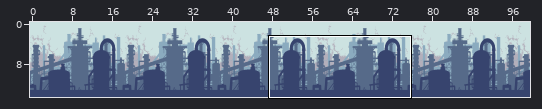
Tiled map: GameDevelopment/citm_desvj_project_template-L08/Output/Assets/Maps/nivel1.tmx. Above: a wide view before the commit, with the close-up outlined.
Close-up. As it was:
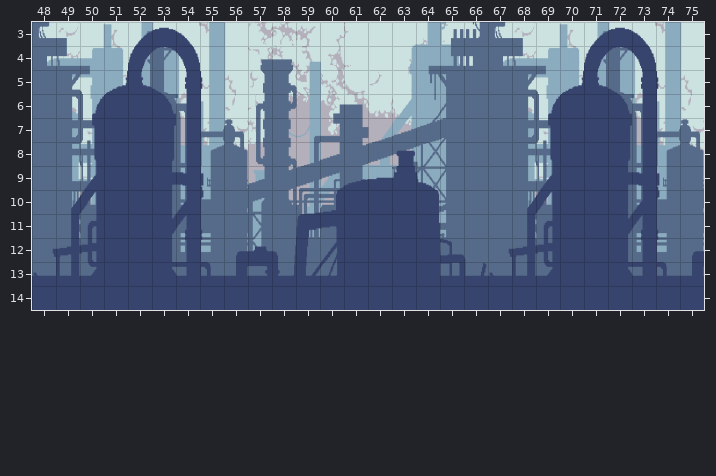
Cells are 32x32 px. Shown: x 48..75, y 3..14. The commit also changed other parts of the map, which this record leaves out.
After the commit:
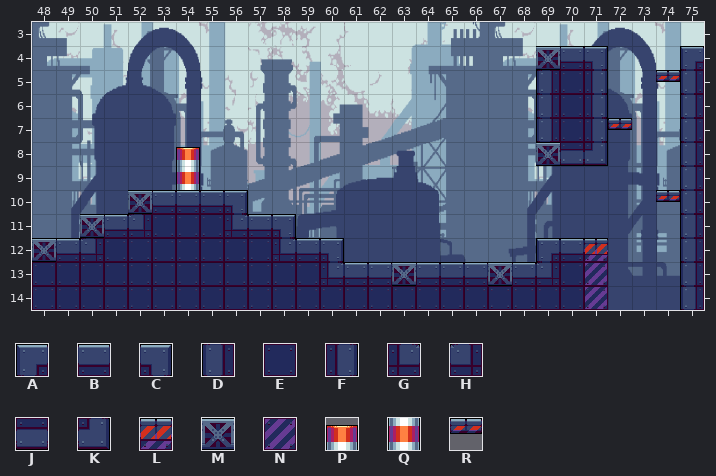
Key: from "IndustrialTile": A 3, B 4, C 5, D 12, E 13, F 14, G 15, H 16, J 22, K 23, L 31, M 35, N 40, P 44, Q 53, R 80.
_ is an empty cell, . an unchanged one.
Tiles of an added or newly shown layer are drawn over the layers below it.
Edits made:
--- layer "Plataforma" (now shown)
@@ x 48..75 @@
- 4 .....................___..._
- 5 .....................___..__
- 6 .....................___..._
- 7 .....................____.._
- 8 ......_..............___..._
- 9 ......_...................._
-10 ...._____.................__
-11 .._________................_
-12 _____________........___..._
-13 ________________________..._
-14 ________________________..._
+ 4 .....................MBC...A
+ 5 .....................DEF..RD
+ 6 .....................DEF...D
+ 7 .....................DEFR..D
+ 8 ......P..............MJK...D
+ 9 ......Q....................D
+10 ....MBBBC.................RD
+11 ..MBHEEEGBC................D
+12 MBHEEEEEEEGBC........ABL...D
+13 EEEEEEEEEEEEGBBMBBBMBHEN...D
+14 EEEEEEEEEEEEEEEEEEEEEEEN...D
Changed places in both close-ups, as pixel boxes (x1, y1, x2, y2):
added: (32, 46, 632, 310)
added: (656, 46, 704, 310)
